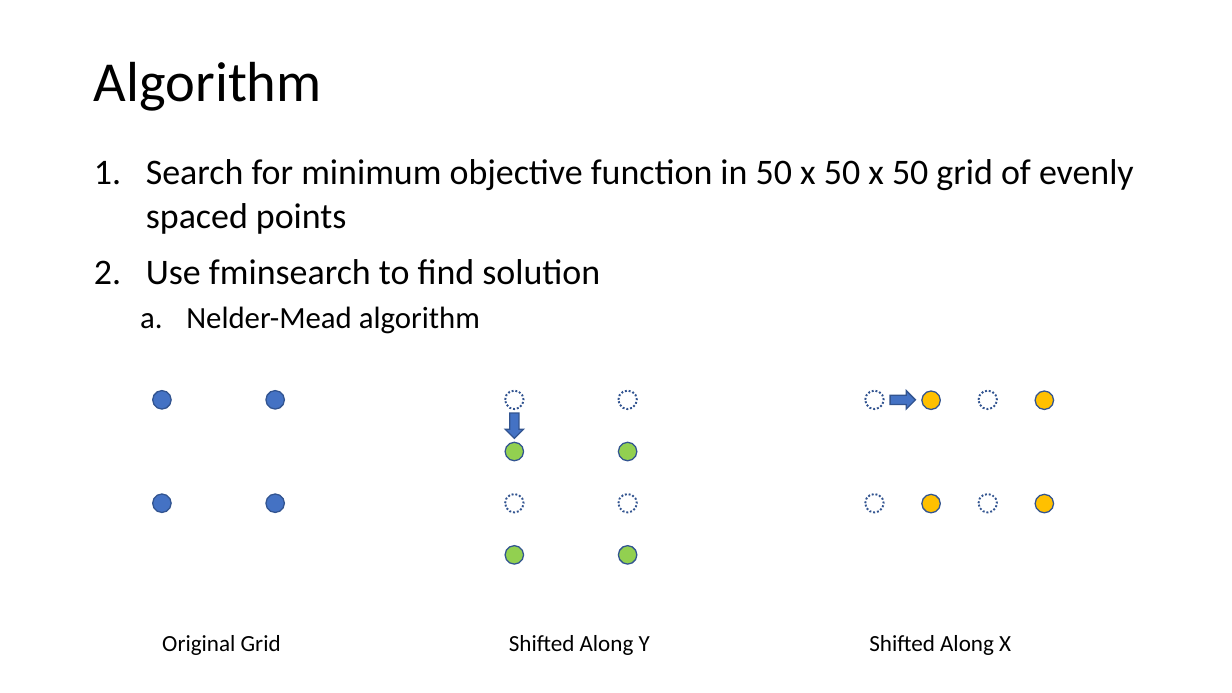
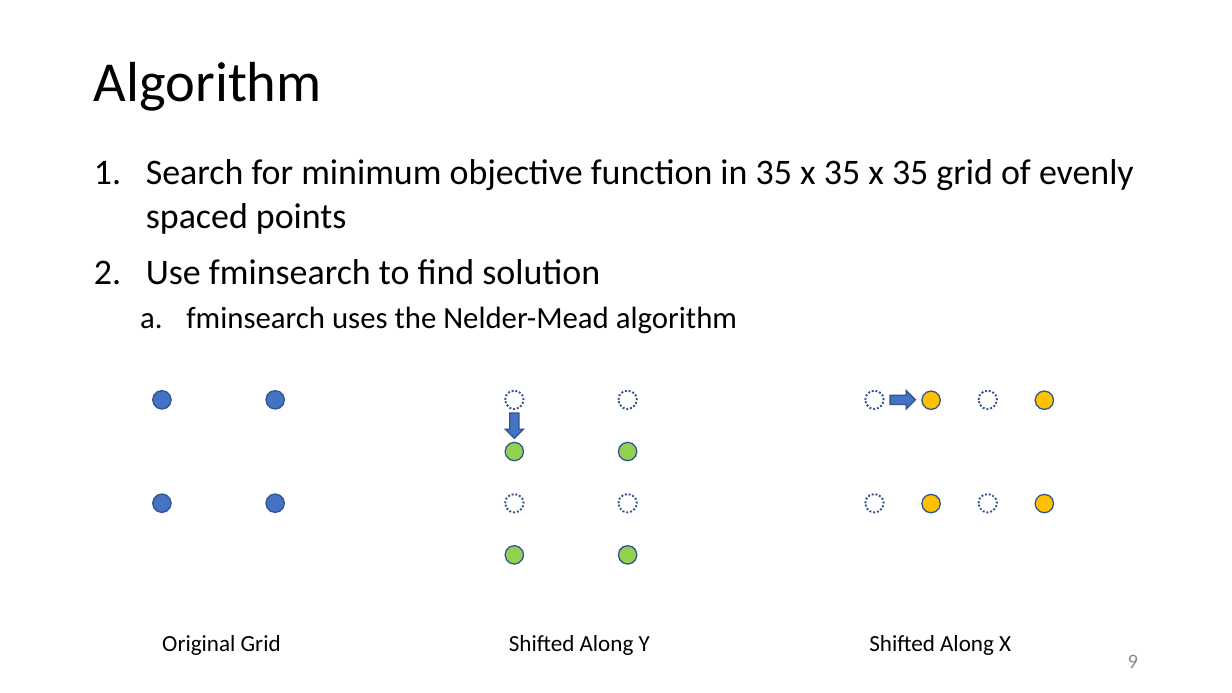
Before and after one commit to TigerHou2/xnav, a slide deck: slide 9 of Presentations/2021-07-12.pptx (slide 8 before the commit). Drawn at 1232x693 pixels with LibreOffice and Linux fonts; fonts in the diff are those of the drawing. Boxes give left, top, right and bottom in pixels: in the first picture for what was removed or moved away, otherwise in the second. Text is boxed around its words. In the diff, an @@ line names an element or a change of style, - is before the commit and + after.

```diff
--- a/Presentations/2021-07-12.pptx
+++ b/Presentations/2021-07-12.pptx
@@ text at [146, 159, 1134, 234]: text changed @@
-1. Search for minimum objective function in 50 x 50 x 50 grid of evenly spaced points
+1. Search for minimum objective function in 35 x 35 x 35 grid of evenly spaced points
@@ text at [186, 306, 737, 334]: text changed @@
-  a. Nelder-Mead algorithm
+  a. fminsearch uses the Nelder-Mead algorithm
@@ page number added at [1128, 655, 1138, 668], 16 pt, text #8C8C8C @@
+9
```
Also in this commit, not shown: 11 other slides changed, 4 slides added, 3 other files.
